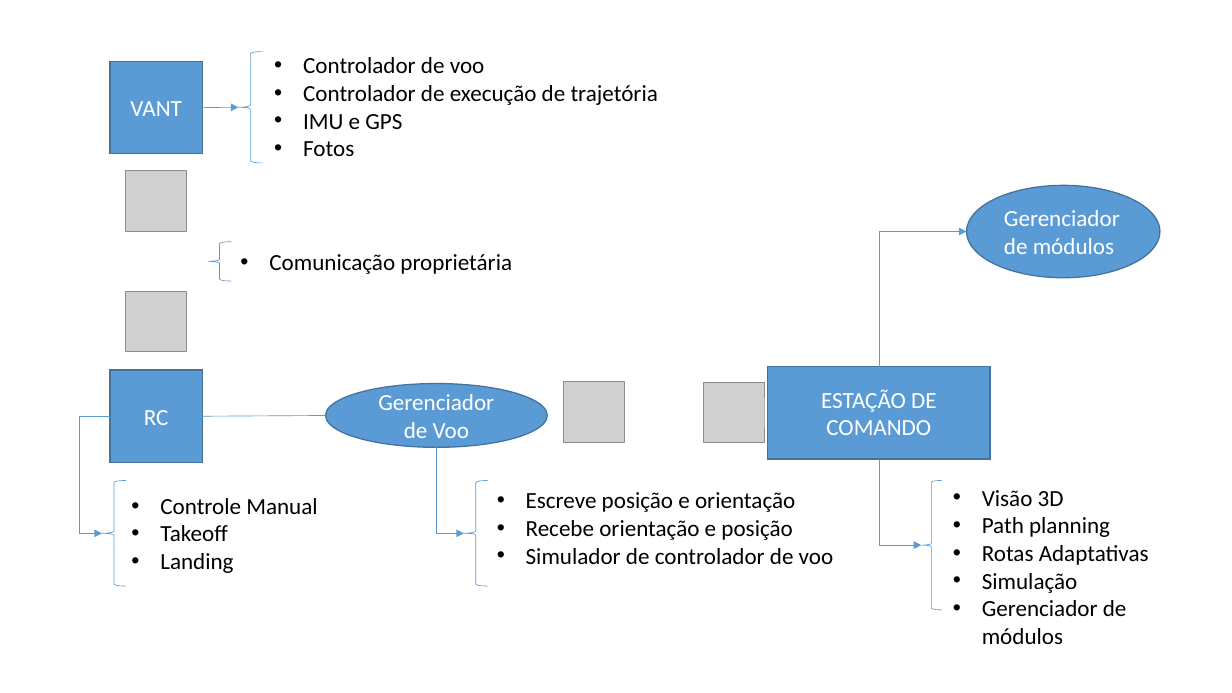
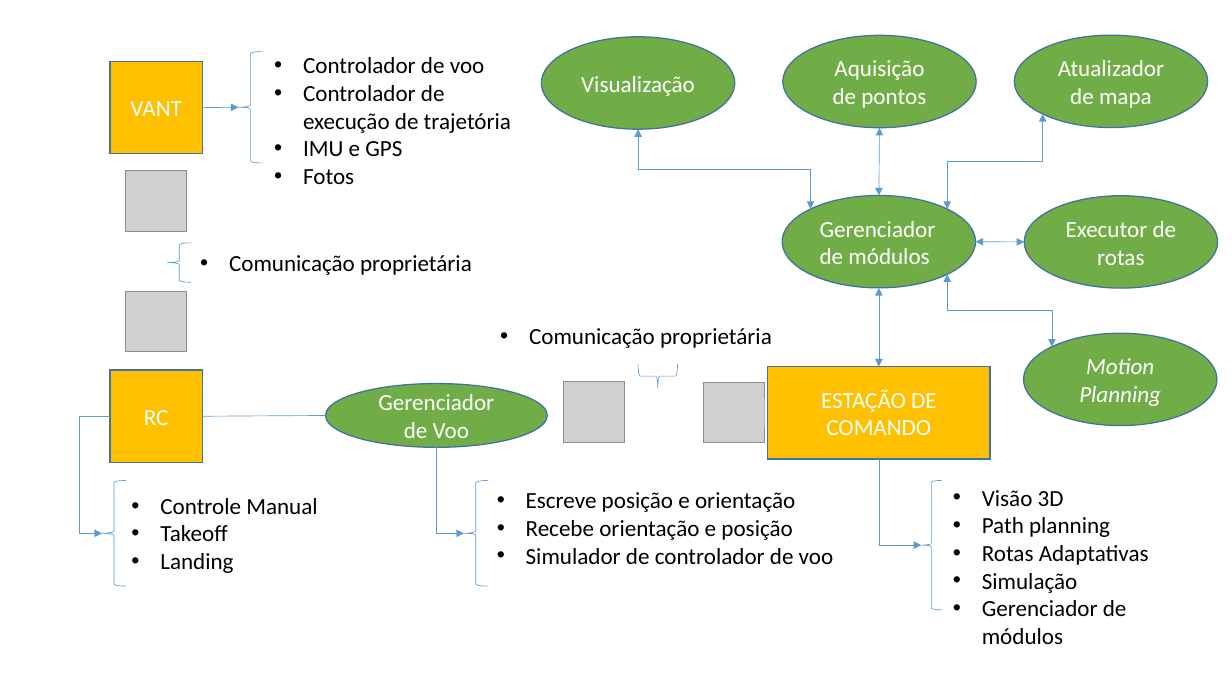
Before and after one commit to matheuskraemer/pfc, a slide deck: slide 1 of doc/diagramas/conceitual/Conceitual.pptx. Drawn at 1232x693 pixels with LibreOffice and Linux fonts; fonts in the diff are those of the drawing; grey boxes stand for pictures. Boxes give left, top, right and bottom in pixels: in the first picture for what was removed or moved away, otherwise in the second. Text is boxed around its words. In the diff, an @@ line names an element or a change of style, - is before the commit and + after.

```diff
--- a/doc/diagramas/conceitual/Conceitual.pptx
+++ b/doc/diagramas/conceitual/Conceitual.pptx
@@ text "Controlador de voo" rewrapped from <box>303,57,658,156</box> to <box>303,57,511,184</box> @@
@@ ellipse added at <box>542,37,735,129</box>, fill #70AD47, outline #43739E 1 pt, 18 pt, text #FFFFFF @@
+Visualização
@@ ellipse added at <box>783,35,976,128</box>, fill #70AD47, outline #43739E 1 pt, 18 pt, text #FFFFFF @@
+Aquisição de pontos
@@ ellipse added at <box>1015,35,1208,128</box>, fill #70AD47, outline #43739E 1 pt, 18 pt, text #FFFFFF @@
+Atualizador de mapa
@@ elbow double arrow added from (947, 209) to (1043, 114), #5B9BD5 0.5 pt @@
@@ elbow double arrow added from (811, 209) to (639, 129), #5B9BD5 0.5 pt @@
@@ double arrow added from (880, 128) to (879, 196), #5B9BD5 0.5 pt @@
@@ ellipse "Gerenciador de módulos" at <box>783,196,976,288</box>: fill #5B9BD5 to #70AD47 @@
@@ ellipse "Gerenciador de módulos": place and size @@
-ellipse "Gerenciador de módulos" at <box>967,186,1160,278</box>
+ellipse "Gerenciador de módulos" at <box>783,196,976,288</box>
@@ ellipse added at <box>1025,196,1218,288</box>, fill #70AD47, outline #43739E 1 pt, 18 pt, text #FFFFFF @@
+Executor de rotas
@@ left brace: place and size @@
-left brace at <box>208,242,232,282</box>
+left brace at <box>167,243,191,283</box>
@@ text "Comunicação proprietária": place and size @@
-text "Comunicação proprietária" at <box>269,254,512,274</box>
+text "Comunicação proprietária" at <box>229,255,472,275</box>
@@ double arrow added from (976, 242) to (1025, 242), #5B9BD5 0.5 pt @@
@@ double arrow added from (879, 288) to (879, 367), #5B9BD5 0.5 pt @@
@@ elbow arrow moved from (879, 367) - (967, 232) to (947, 274) - (1052, 347) @@
@@ elbow arrow (947, 274) - (1052, 347): elbow arrow to elbow double arrow @@
@@ text added at <box>529,328,772,348</box>, 18 pt, text #000000 @@
+• Comunicação proprietária
@@ ellipse added at <box>1024,334,1217,426</box>, fill #70AD47, outline #43739E 1 pt, 18 pt, text #FFFFFF, italic @@
+Motion Planning
@@ ellipse "Gerenciador de Voo" at <box>325,384,547,447</box>: fill #5B9BD5 to #70AD47 @@
@@ left brace added at <box>638,365,678,389</box>, outline #5B9BD5 0.5 pt @@
@@ fill #5B9BD5 to #FFC000 in 3 elements at <box>110,61,202,153</box>, <box>110,370,202,462</box>, <box>768,367,990,459</box> @@
```
Also in this commit, not shown: 1 other file.
